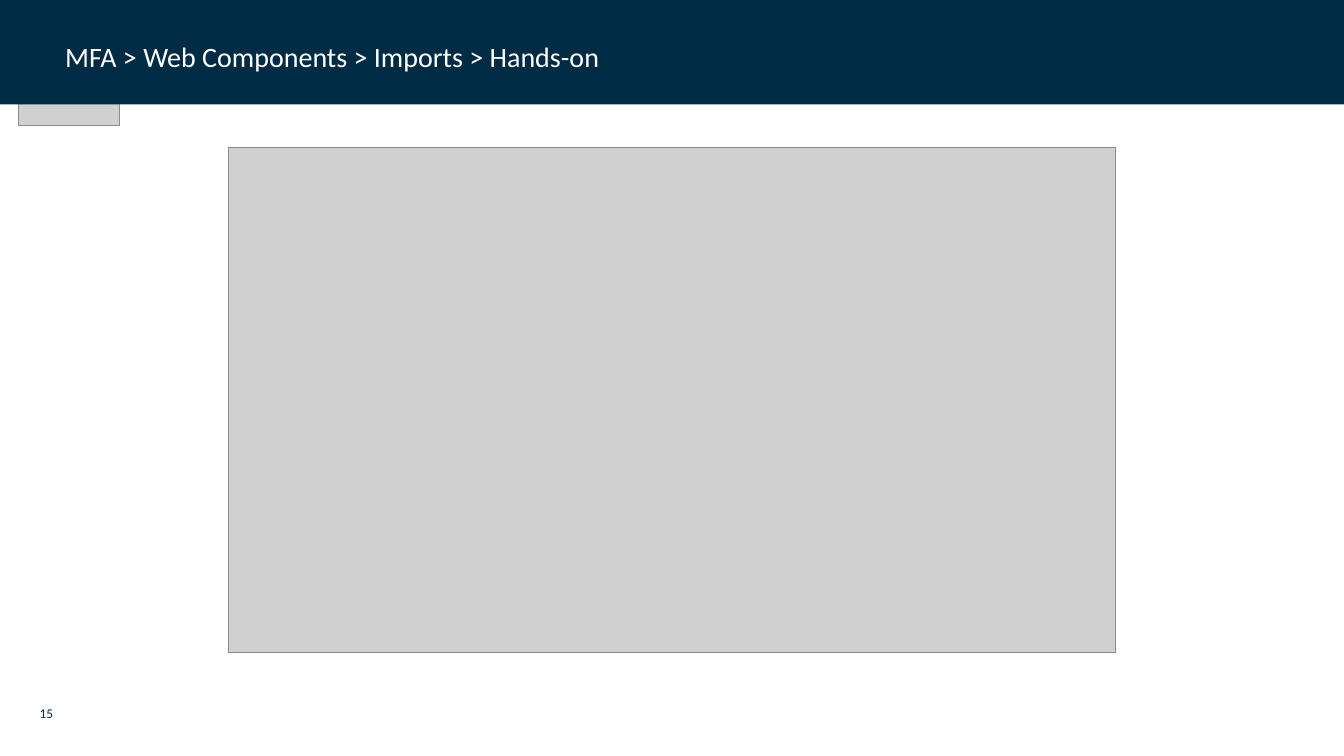
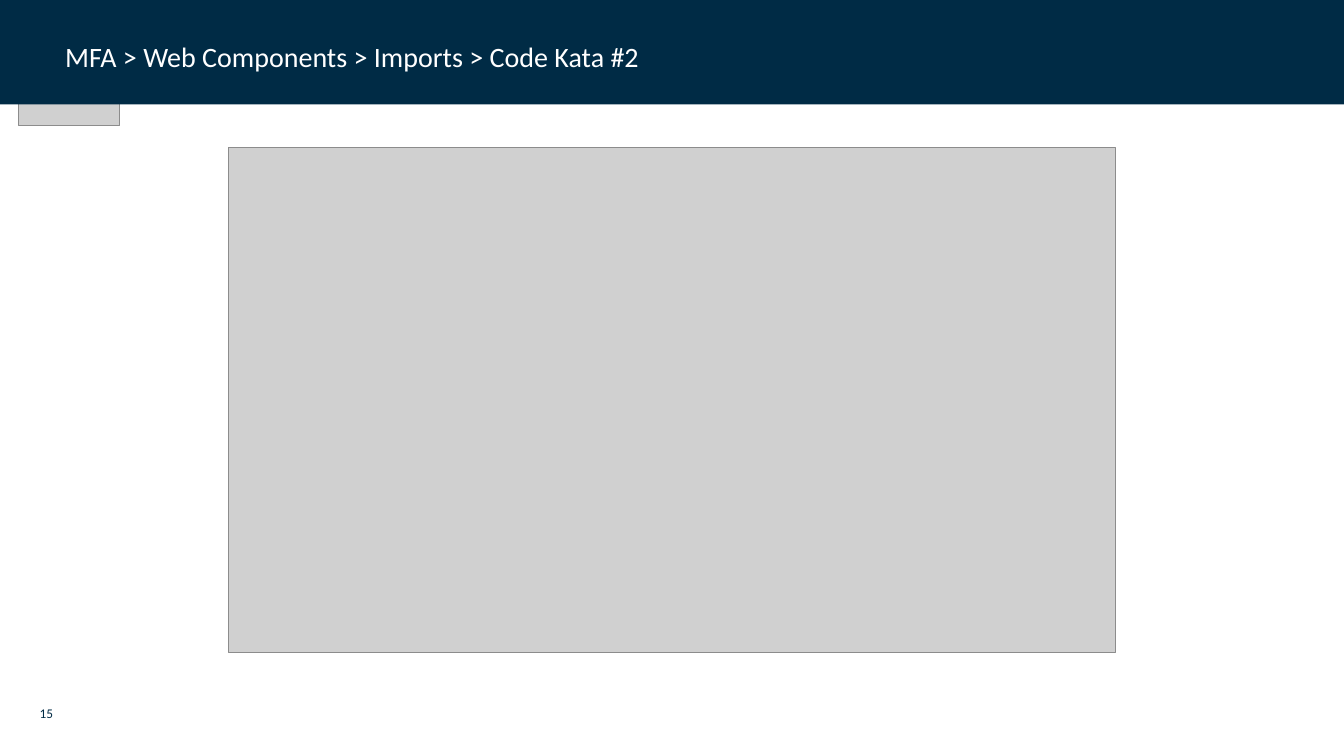
Before and after one commit to dfds/dojo, a slide deck: slide 15 of workshops/micro-frontend-architecture-deep-dive/micro_frontend_architecture_deep_dive.pptx. Drawn at 1344x756 pixels with LibreOffice and Linux fonts; fonts in the diff are those of the drawing; grey boxes stand for pictures; background and template pictures are left out. Boxes give left, top, right and bottom in pixels: in the first picture for what was removed or moved away, otherwise in the second. Text is boxed around its words. In the diff, an @@ line names an element or a change of style, - is before the commit and + after.

```diff
--- a/workshops/micro-frontend-architecture-deep-dive/micro_frontend_architecture_deep_dive.pptx
+++ b/workshops/micro-frontend-architecture-deep-dive/micro_frontend_architecture_deep_dive.pptx
@@ text at <box>65,47,639,72</box>: text changed @@
-MFA > Web Components > Imports > Hands-on
+MFA > Web Components > Imports > Code Kata #2
```
Also in this commit, not shown: 3 other slides changed, 3 other files.
